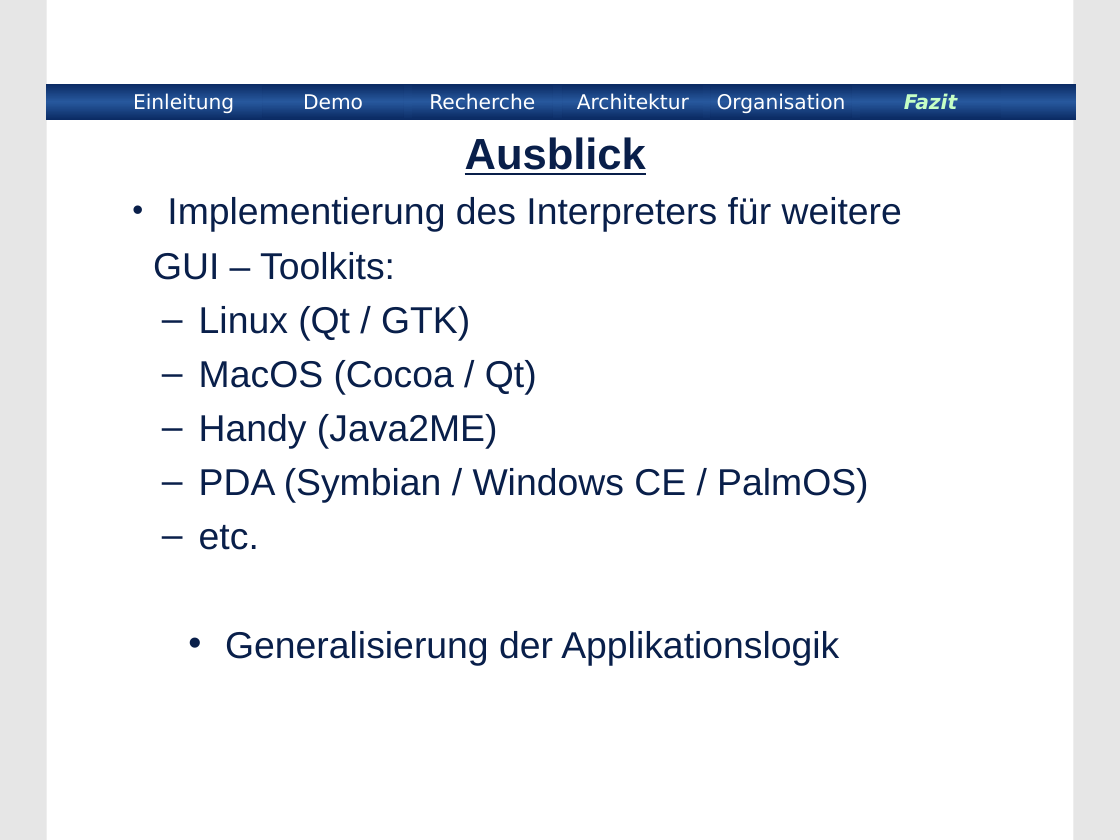
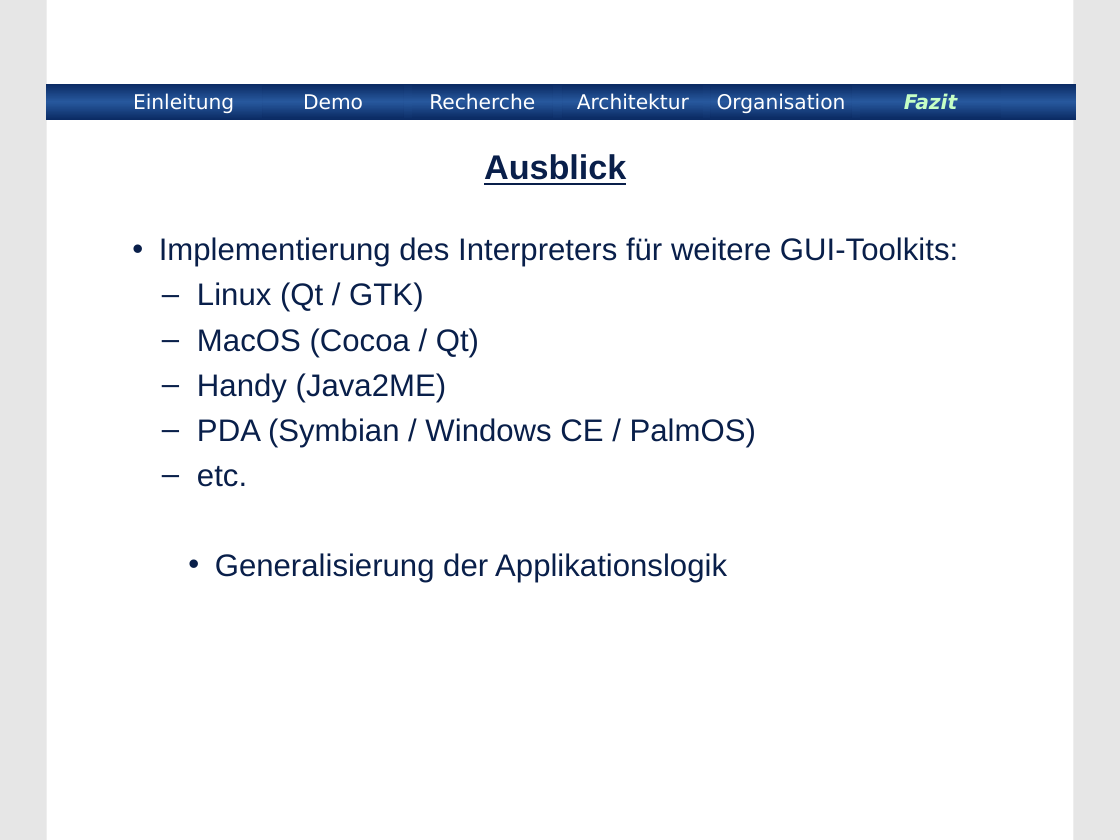
Before and after one commit to BackupTheBerlios/xmlinterface, a slide deck: slide 16 of xmlinterface/project/Praesentation/xmlinterface.ppt (slide 17 before the commit). Drawn at 1120x840 pixels with LibreOffice and Linux fonts; fonts in the diff are those of the drawing; background and template pictures are left out. Boxes give left, top, right and bottom in pixels: in the first picture for what was removed or moved away, otherwise in the second. Text is boxed around its words. In the diff, an @@ line names an element or a change of style, - is before the commit and + after.

```diff
--- a/xmlinterface/project/Praesentation/xmlinterface.ppt
+++ b/xmlinterface/project/Praesentation/xmlinterface.ppt
@@ title "Ausblick": place and size @@
-title "Ausblick" at [465, 137, 646, 175]
+title "Ausblick" at [484, 154, 626, 185]
@@ title "Ausblick" at [484, 154, 626, 185]: size 28 to 22 pt @@
@@ subtitle "Implementierung des Interpreters für weitere ...": place and size @@
-subtitle "Implementierung des Interpreters für weitere ..." at [153, 197, 902, 665]
+subtitle "Implementierung des Interpreters für weitere ..." at [159, 237, 958, 582]
@@ subtitle at [159, 237, 958, 267]: text changed; size 24 to 20 pt @@
-• Implementierung des Interpreters für weitere
-GUI – Toolkits:
+• Implementierung des Interpreters für weitere GUI-Toolkits:
@@ subtitle at [197, 282, 756, 582]: size 24 to 20 pt in "Linux (Qt / GTK)", "MacOS (Cocoa / Qt)", "Handy (Java2ME)", "PDA (Symbian / Windows CE / PalmOS)" and 2 more places; less space between paragraphs @@
```
Also in this commit, not shown: 13 other slides changed, 2 slides added, 3 slides removed.
